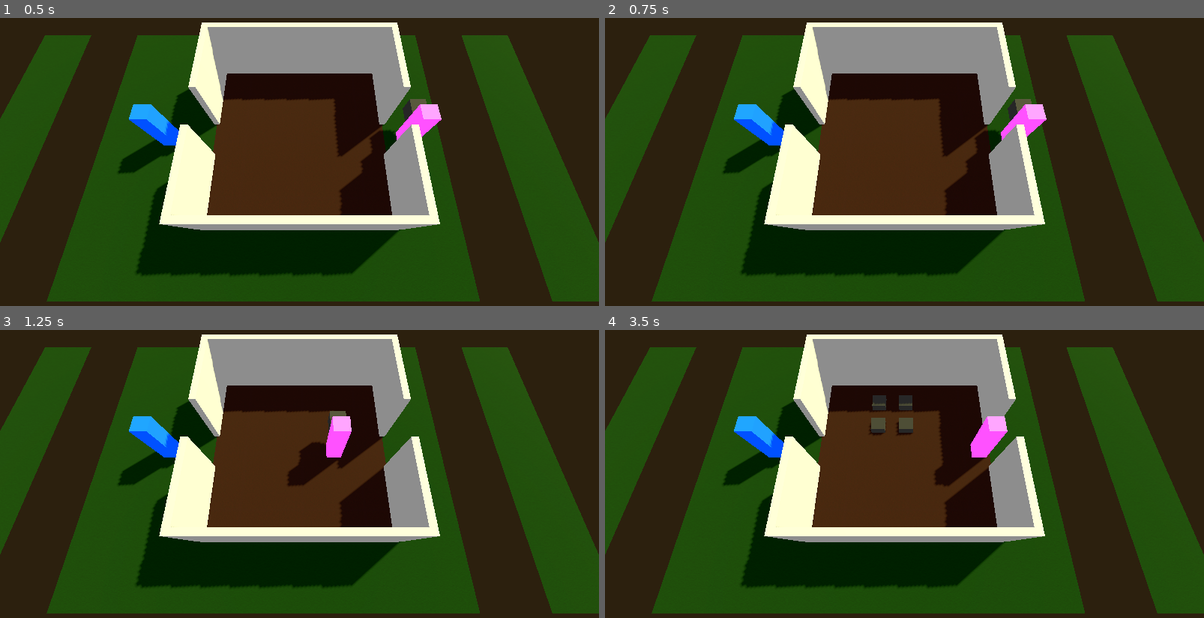
Above: before the commit, frames 1-4 (two rows, left to right).
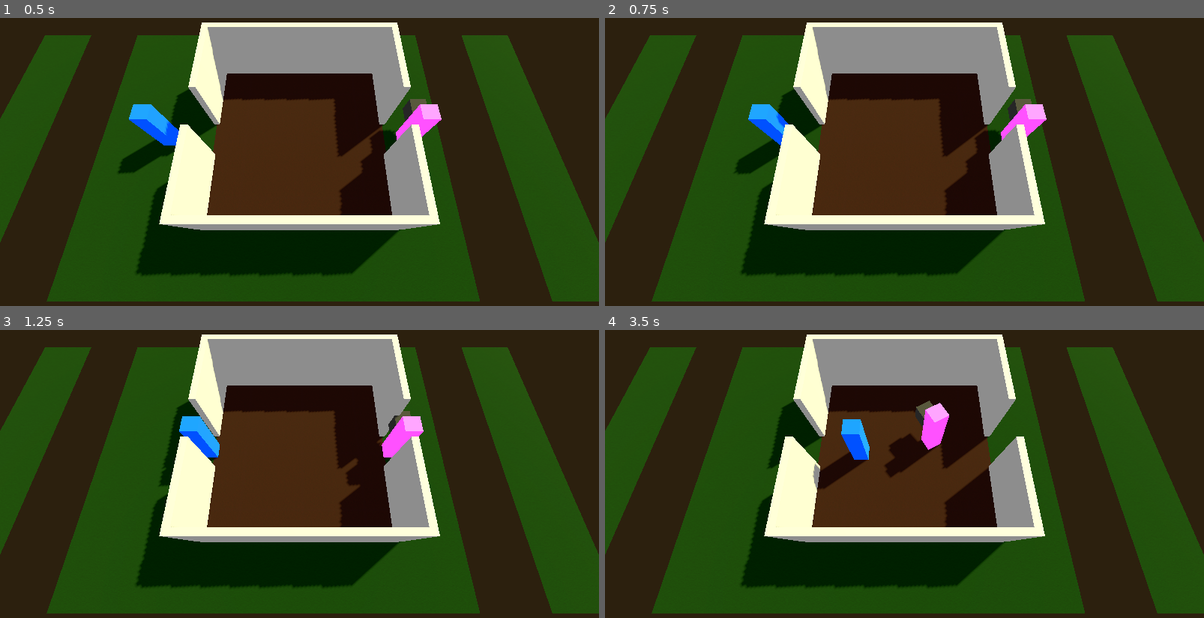
Above: after the commit, the same moments.

Repository: gshadows/Oniomania
Game: Godot game, scene res://levels/level_01.tscn
Two runs of this game, one before a commit and one after it. Both use one fixed random seed, a clock stepped at 60 frames per second and the inputs below.
Inputs:
- Up to frame 1 (0.5 s): no input
- Up to frame 2 (0.75 s): tap Enter at 0.5 s; hold D (right) from 0.53 s (still down); tap Space (action) at 0.6 s
- Up to frame 3 (1.25 s): keep holding D (right)
- Up to frame 4 (3.5 s): release D (right) at 1.28 s; hold S (down) 1.28-2.03 s; tap Space (action) at 1.35, 2.1, 2.85 s; hold D (right) 2.03-2.78 s; hold W (up) from 2.78 s (still down)

Frame 1 is identical in both runs. In frame 2, 1.0% of the frame differs, in the area x 19-31%, y 29-55%; in frame 3, 4.2%; in frame 4, 4.8%, in the area x 19-68%, y 22-56%.

Commit message:
Add player movement

Diff:
--- a/levels/game_manager.gd
+++ b/levels/game_manager.gd
@@ -16,4 +16,9 @@
 
 func set_difficulty_modifier(modifier: float) -> void:
 	wife.difficulty_modifier = modifier
+	player.difficulty_modifier = modifier
 	garbage_manager.difficulty_modifier = modifier
+
+
+func _on_garbage_garbage_overflow():
+	pass # Replace with function body.
--- a/levels/level_01.tscn
+++ b/levels/level_01.tscn
@@ -367,5 +367,6 @@
 [node name="WorldEnvironment" type="WorldEnvironment" parent="."]
 environment = SubResource("Environment_fbhdu")
 
+[connection signal="garbage_overflow" from="Garbage" to="." method="_on_garbage_garbage_overflow"]
 [connection signal="drop_garbage" from="Wife" to="Garbage" method="_on_wife_drop_garbage"]
 [connection signal="need_garbage_place" from="Wife" to="Garbage" method="_on_wife_need_garbage_place"]
--- a/objects/player/player.gd
+++ b/objects/player/player.gd
@@ -1,9 +1,33 @@
-class_name Player extends Node3D
+class_name Player extends CharacterBody3D
+
+const WALK_SPEED := 2.0
+
+@export var garbage_manager: GarbageManager
+
+var difficulty_modifier := 1.0 # Updated by the GameManager
 
 
 func _ready():
 	pass
 
 
-func _process(_delta):
-	pass
+func _process(_delta: float) -> void:
+	_do_walk()
+	_do_actions()
+
+func _do_walk() -> void:
+	var input := Input.get_vector("left", "right", "up", "down")
+	var direction := Vector3(input.x, 0, input.y).normalized()
+	if direction:
+		look_at(global_position + direction)
+		velocity.x = direction.x * WALK_SPEED
+		velocity.z = direction.z * WALK_SPEED
+	else:
+		velocity.x = move_toward(velocity.x, 0, WALK_SPEED)
+		velocity.z = move_toward(velocity.z, 0, WALK_SPEED)
+	move_and_slide()
+
+
+func _do_actions() -> void:
+	if Input.is_action_just_pressed("action"):
+		pass
--- a/objects/player/player.tscn
+++ b/objects/player/player.tscn
@@ -8,10 +8,17 @@
 [sub_resource type="StandardMaterial3D" id="StandardMaterial3D_hlhih"]
 albedo_color = Color(0, 0.309804, 1, 1)
 
-[node name="Player" type="Node3D"]
+[sub_resource type="ConvexPolygonShape3D" id="ConvexPolygonShape3D_yroc6"]
+points = PackedVector3Array(-0.25, -0.85, -0.25, -0.25, -0.85, 0.25, -0.25, 0.85, -0.25, 0.25, -0.85, -0.25, 0.25, -0.85, 0.25, -0.25, 0.85, 0.25, 0.25, 0.85, -0.25, 0.25, 0.85, 0.25)
+
+[node name="Player" type="CharacterBody3D"]
 script = ExtResource("1_30k1t")
 
 [node name="MeshInstance3D" type="MeshInstance3D" parent="."]
 transform = Transform3D(1, 0, 0, 0, 1, 0, 0, 0, 1, 0, 0.85, 0)
 mesh = SubResource("BoxMesh_rytkx")
 surface_material_override/0 = SubResource("StandardMaterial3D_hlhih")
+
+[node name="CollisionShape3D" type="CollisionShape3D" parent="."]
+transform = Transform3D(1, 0, 0, 0, 1, 0, 0, 0, 1, 0, 0.85, 0)
+shape = SubResource("ConvexPolygonShape3D_yroc6")
--- a/objects/wife/wife.gd
+++ b/objects/wife/wife.gd
@@ -19,7 +19,7 @@
 @export var wait_time := GAME_START_WAIT_SEC
 
 var courier_arrived := false
-var difficulty_modifier := 5.0 # Updated by the GameManager
+var difficulty_modifier := 1.0 # Updated by the GameManager
 
 
 func _process(delta: float) -> void:
Not shown: 1 places in objects/player/player.tscn that only renumber resources
